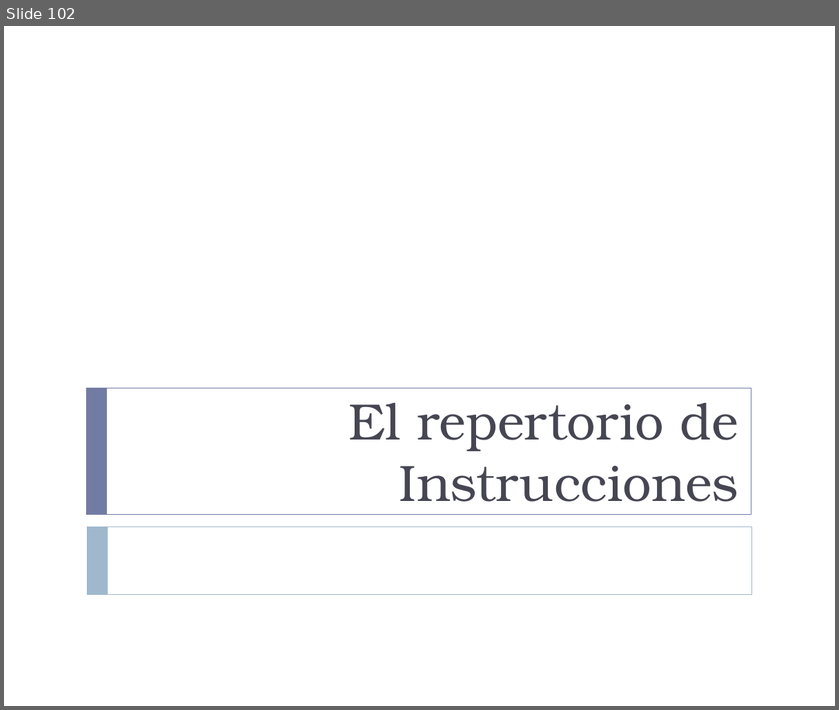
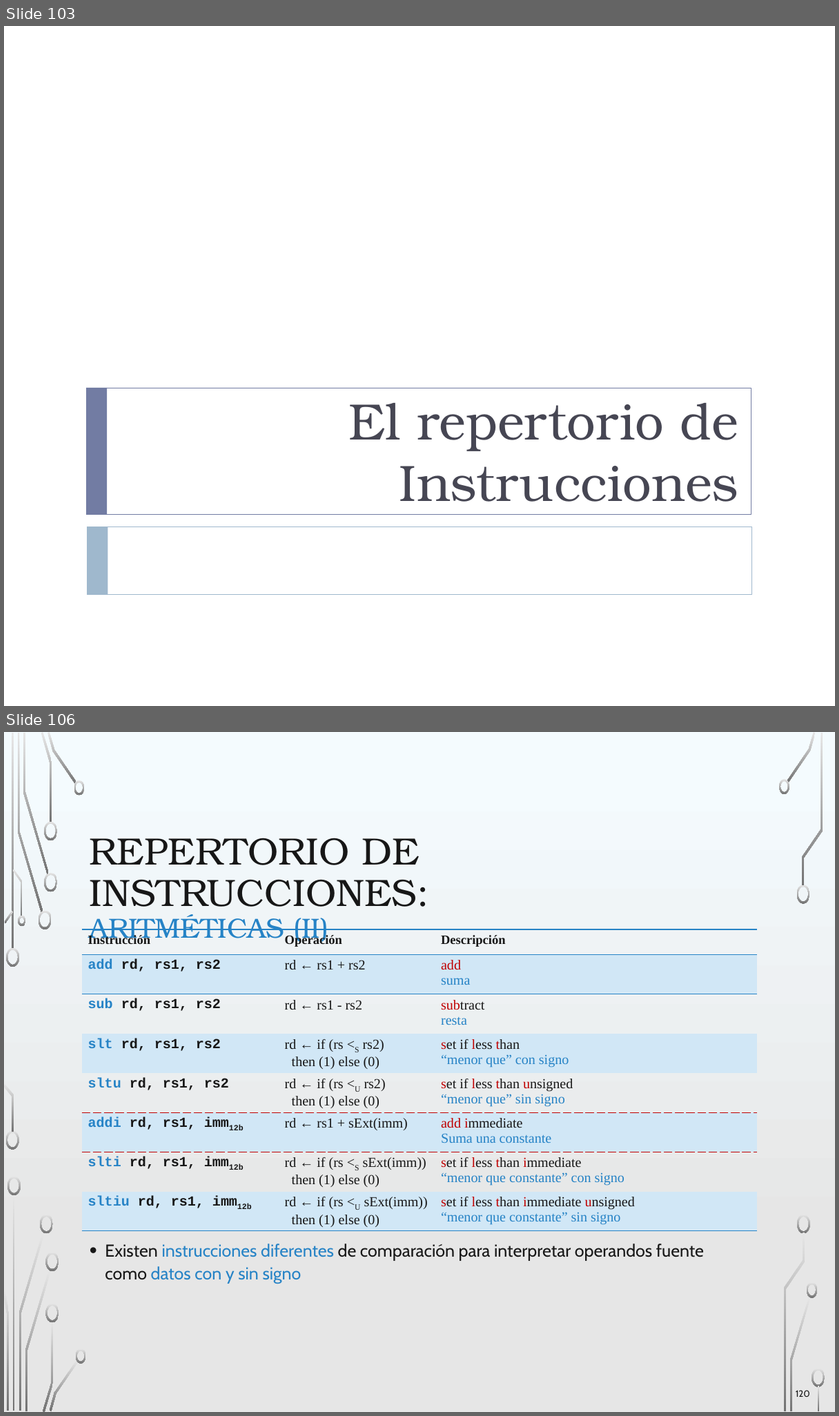
Before and after one commit to luisfromero/fucomp, a slide deck: temas/tema2.pptx. Shown one above the other, each under a label of ours: slide 102 before the commit, slides 103 and 106 after it; the slides between them are not shown. The pictures are 839x710 and 839x1416 pixels, drawn with LibreOffice and Linux fonts; fonts in the diff are those of the drawing; background and template pictures are left out. Boxes give left, top, right and bottom in pixels: in the first picture for what was removed or moved away, otherwise in the second. Text is boxed around its words. In the diff, an @@ line names an element or a change of style, - is before the commit and + after.

```diff
--- a/temas/tema2.pptx
+++ b/temas/tema2.pptx
@@ slide 106 added at <box>4,732,835,1412</box>, background picture (left out) @@
@@ title added at <box>90,838,429,945</box>, 35.7 pt, text #171717 @@
+REPERTORIO DE INSTRUCCIONES:
+ARITMÉTICAS (II)
@@ table added at <box>81,929,757,1231</box>, 8 rows, 3 columns @@
+Instrucción | Operación | Descripción
+add rd, rs1, rs2 | rd ← rs1 + rs2 | add / suma
+sub rd, rs1, rs2 | rd ← rs1 - rs2 | subtract / resta
+slt rd, rs1, rs2 | rd ← if (rs <S rs2) / then (1) else (0) | set if less than / “menor que” con signo
+sltu rd, rs1, rs2 | rd ← if (rs <U rs2) / then (1) else (0) | set if less than unsigned / “menor que” sin signo
+addi rd, rs1, imm12b | rd ← rs1 + sExt(imm) | add immediate / Suma una constante
+slti rd, rs1, imm12b | rd ← if (rs <S sExt(imm)) / then (1) else (0) | set if less than immediate / “menor que constante” con signo
+sltiu rd, rs1, imm12b | rd ← if (rs <U sExt(imm)) / then (1) else (0) | set if less than immediate unsigned / “menor que constante” sin signo
@@ text added at <box>105,1243,704,1283</box>, 16.2 pt, text #171717 @@
+• Existen instrucciones diferentes de comparación para interpretar operandos fuente como datos con y sin signo
@@ page number added at <box>795,1390,810,1396</box>, 8.5 pt, text #171717 @@
+120
@@ group added at <box>4,732,824,1412</box>: 33 freeform shapes, 3 rectangles @@
@@ what was slide 102 is now slide 103 @@
```
Also in this commit, not shown: 16 slides changed, 25 other slides added, 14 slides removed, 5 other files.
